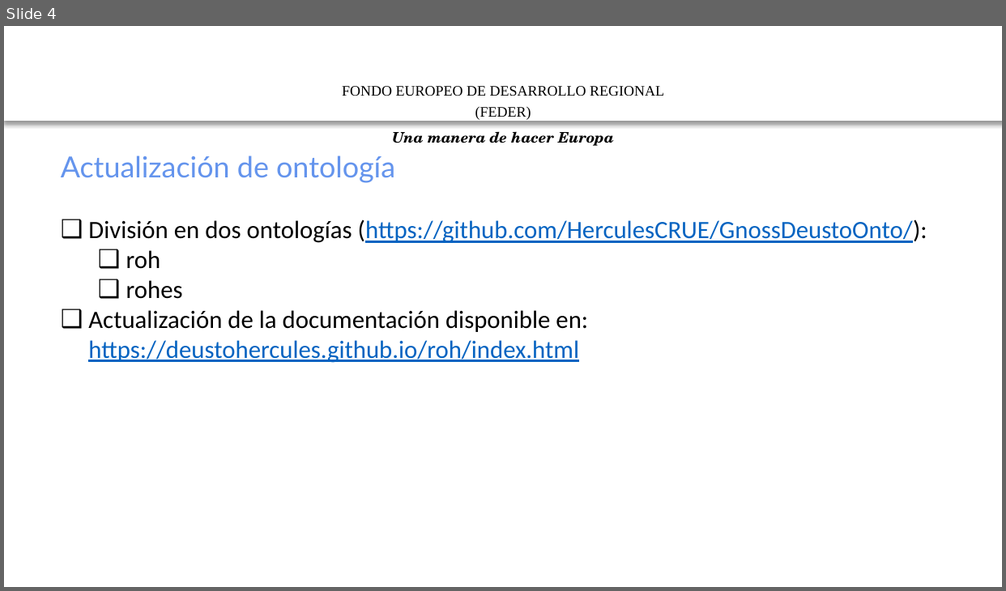
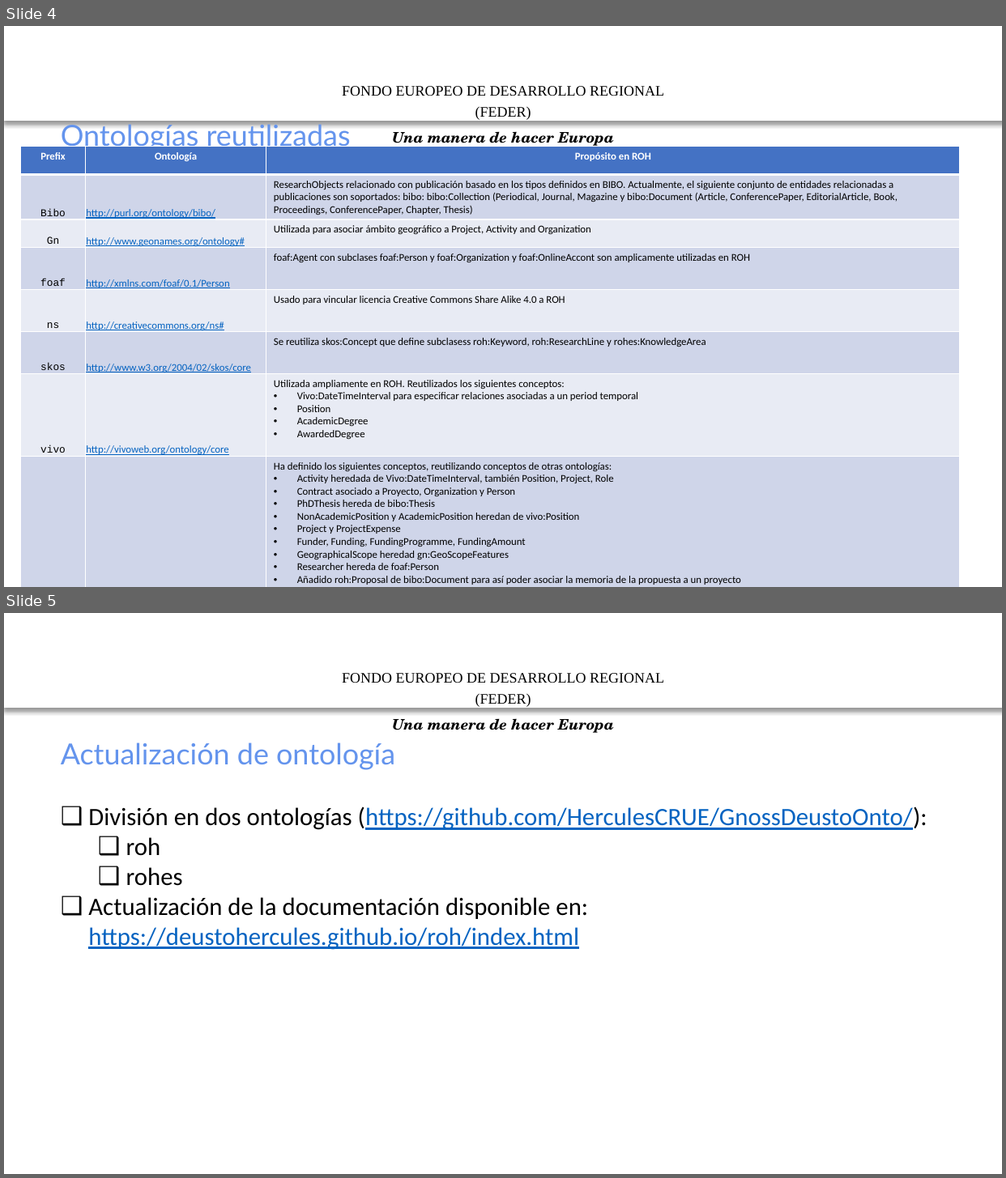
Before and after one commit to mpuerta004/GnossDeustoOnto, a slide deck: 20200109 HERCULES ASIO -ROH-Validación.pptx. Shown one above the other, each under a label of ours: slide 4 before the commit, slides 4 and 5 after it. The pictures are 1006x591 and 1006x1178 pixels, drawn with LibreOffice and Linux fonts; fonts in the diff are those of the drawing; background and template pictures are left out. Boxes give left, top, right and bottom in pixels: in the first picture for what was removed or moved away, otherwise in the second. Text is boxed around its words. In the diff, an @@ line names an element or a change of style, - is before the commit and + after.

Commit message:
Actualizada presentación con datos de validación de ontología y actualización de la ontología ROH

```diff
--- a/20200109 HERCULES ASIO -ROH-Validación.pptx
+++ b/20200109 HERCULES ASIO -ROH-Validación.pptx
@@ slide 4 added at box(4, 26, 1002, 587), background #FFFFFF; not listed: 2 template elements that a slide beside it also shows @@
@@ text added at box(61, 121, 351, 152), 28 pt, text #6494ED @@
+Ontologías reutilizadas
@@ table added at box(20, 147, 960, 587), 8 rows, 3 columns @@
+Prefix | Ontología | Propósito en ROH
+Bibo | http://purl.org/ontology/bibo/ | ResearchObjects relacionado con publicación basado en los tipos definidos en BIBO. Actualmente, el siguiente conjunto de entidades relacionadas a publicaciones son soportados: bibo: bibo:Collection (Periodical, Journal, Magazine y bibo:Document (Article, ConferencePaper, EditorialArticle, Book, Proceedings, ConferencePaper, Chapter, Thesis)
+Gn | http://www.geonames.org/ontology# | Utilizada para asociar ámbito geográfico a Project, Activity and Organization
+foaf | http://xmlns.com/foaf/0.1/Person | foaf:Agent con subclases foaf:Person y foaf:Organization y foaf:OnlineAccont son amplicamente utilizadas en ROH
+ns | http://creativecommons.org/ns# | Usado para vincular licencia Creative Commons Share Alike 4.0 a ROH
+skos | http://www.w3.org/2004/02/skos/core | Se reutiliza skos:Concept que define subclasess roh:Keyword, roh:ResearchLine y rohes:KnowledgeArea
+vivo | http://vivoweb.org/ontology/core | Utilizada ampliamente en ROH. Reutilizados los siguientes conceptos: / Vivo:DateTimeInterval para especificar relaciones asociadas a un period temporal / Position / AcademicDegree / AwardedDegree
+roh | http://purl.org/roh | Ha definido los siguientes conceptos, reutilizando conceptos de otras ontologías: / Activity heredada de Vivo:DateTimeInterval, también Position, Project, Role / Contract asociado a Proyecto, Organization y Person / PhDThesis hereda de bibo:Thesis / NonAcademicPosition y AcademicPosition heredan de vivo:Position / Project y ProjectExpense / Funder, Funding, FundingProgramme, FundingAmount / GeographicalScope heredad gn:GeoScopeFeatures / Researcher hereda de foaf:Person / Añadido roh:Proposal de bibo:Document para así poder asociar la memoria de la propuesta a un proyecto
@@ what was slide 4 is now slide 5 @@
```
Also in this commit, not shown: 1 slide changed, 11 other slides added, 1 other file.
